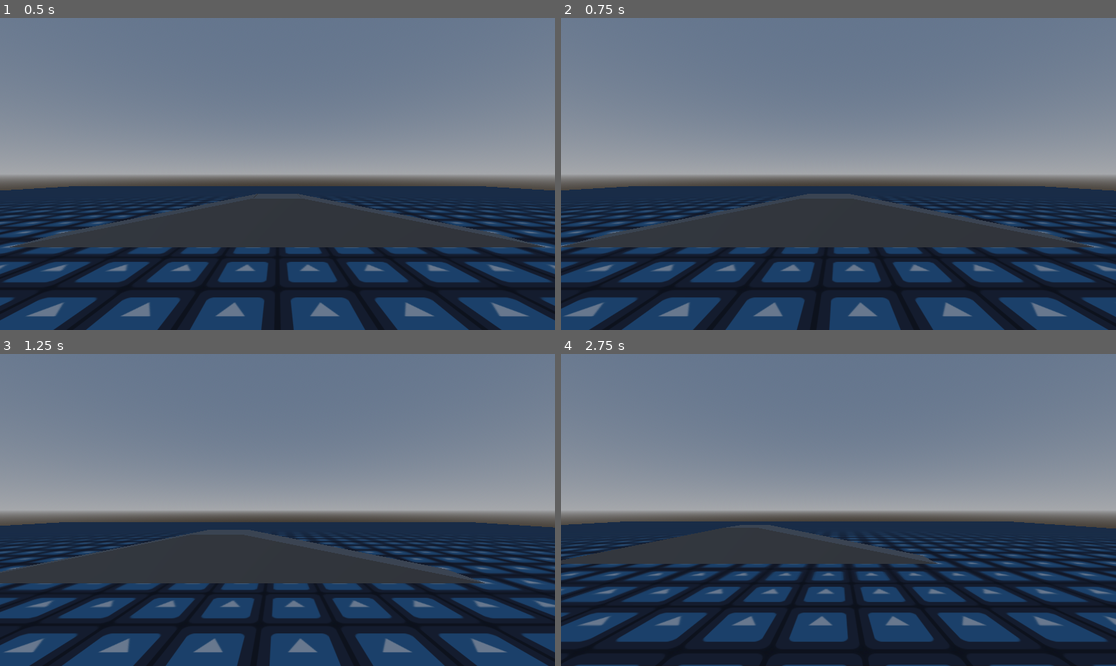
Above: before the commit, frames 1-4 (two rows, left to right).
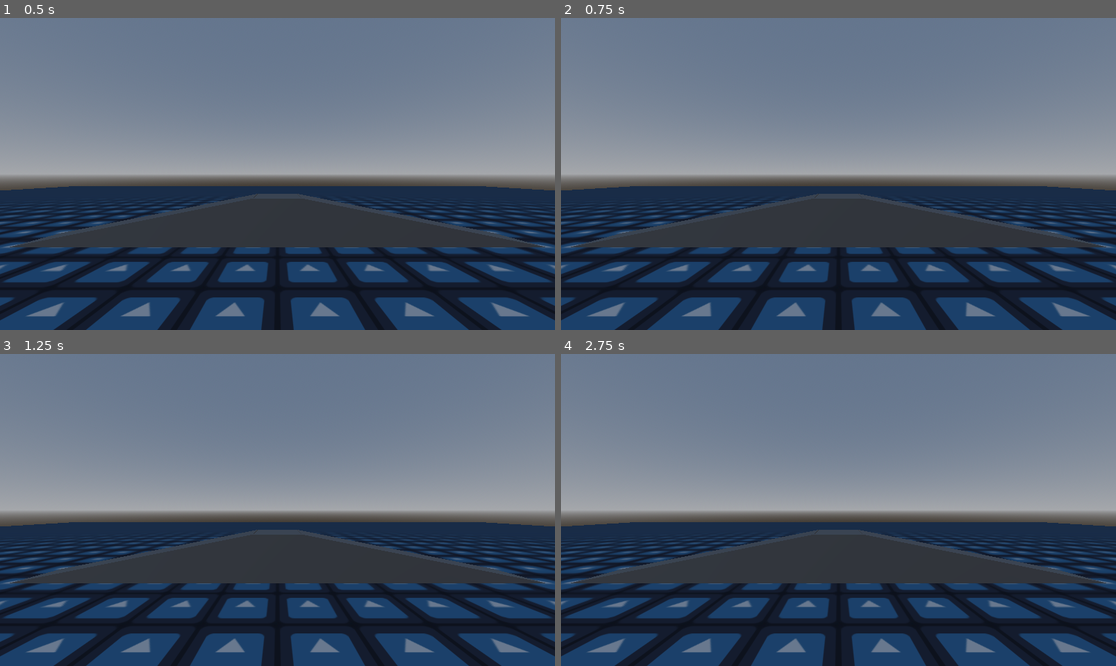
Above: after the commit, the same moments.

Repository: comfortmfune/godot-first-person-controller
Game: Godot game, scene res://game.tscn
The game is run twice, just before and just after one commit, with the same random seed, the same clock (stepped at 60 frames per second) and the same inputs. The engine's default icon, where the game draws it, is replaced by a stand-in: a white triangle on a blue panel in a dark square.
Inputs (mouse positions are in pixels of both pictures, inside the frame that each line leads up to):
- Up to frame 1 (0.5 s): no input
- Up to frame 2 (0.75 s): tap Enter at 0.5 s; move the mouse to (960, 158) at 0.52 s; hold D (right) from 0.53 s (still down); click (960, 158) at 0.6 s
- Up to frame 3 (1.25 s): keep holding D (right); right-click (399, 494) at 0.8 s
- Up to frame 4 (2.75 s): move the mouse to (727, 525) at 1.27 s; release D (right) at 1.28 s; hold S (back) 1.28-2.03 s; right-click (727, 525) at 1.35 s; tap Alt (tertiary) at 1.55, 2.1 s; move the mouse to (894, 441) at 2.02 s; hold D (right) from 2.03 s (still down); tap Space (vertical) at 2.3 s

Frame 1 is identical in both runs. In frame 2, 14% of the frame differs, in the area x 0-100%, y 53-100%; in frame 3, 15%; in frame 4, 29%.

Commit message:
includes; addon actions logic (jump moved to addon)

Diff:
--- a/player/player.gd
+++ b/player/player.gd
@@ -11,9 +11,11 @@
 @export var jump_strength: float = 24.0
 
 @export var move_direction := Vector3.ZERO ## core
-@export var move_speed: float = 2.0
+@export var absolute_move_direction: float = 3.0
+@onready var move_speed: float = absolute_move_direction
 
 var in_control: bool = false
+var mappable_inputs: Array[String] = ["vertical", "primary", "secondary", "tertiary"]
 
 ## player UX
 @export var vertical_sensitivity: float = 0.15 ## core
@@ -82,13 +84,15 @@
 	if event is InputEventMouseMotion:
 		look(event.relative)
 
-	if Input.is_action_just_pressed("vertical"):
-		if is_on_floor(): # change to can_jump or sumn
-			move_override(Vector3.UP * jump_strength)
+	for input in mappable_inputs:
+		if Input.is_action_just_pressed(input):
+			action_mapper(input)
+			return
 
 
 func _process(_delta: float) -> void:
-	move(get_input_direction() * move_speed)
+	if in_control:
+		move(get_input_direction() * move_speed)
 
 
 func get_input_direction() -> Vector3:
@@ -105,10 +109,40 @@
 		up_dir,
 		Vector3.FORWARD.signed_angle_to(forward_dir, Vector3.UP)
 	)
-
-
 ## deriuqer
 
 
 ## utility
 ## ytilitu
+
+
+## addons
+func action_mapper(action_name: String):
+	# add modifier logic
+	var action_function: String = ""
+	match action_name:
+		"vertical":
+			action_function = "jump"
+		"primary":
+			pass
+		"secondary":
+			pass
+		"tertiary":
+			action_function = "crouch"
+
+	if action_function != "" and has_method(action_function):
+		call(action_function, action_name)
+
+
+func jump(trigger_input: String):
+	if is_on_floor(): # change to can_jump or sumn
+		move_override(Vector3.UP * jump_strength)
+
+
+func crouch(trigger_input: String) -> void:
+	print("crouching with: '", trigger_input, "'")
+
+
+func prone(trigger_input: String) -> void:
+	pass
+## snodda
--- a/project.godot
+++ b/project.godot
@@ -62,3 +62,8 @@
 "events": [Object(InputEventKey,"resource_local_to_scene":false,"resource_name":"","device":-1,"window_id":0,"alt_press …(195 unchanged characters)…
 ]
 }
+modifier={
+"deadzone": 0.2,
+"events": [Object(InputEventKey,"resource_local_to_scene":false,"resource_name":"","device":-1,"window_id":0,"alt_pressed":false,"shift_pressed":false,"ctrl_pressed":false,"meta_pressed":false,"pressed":false,"keycode":0,"physical_keycode":4194325,"key_label":0,"unicode":0,"location":0,"echo":false,"script":null)
+]
+}
